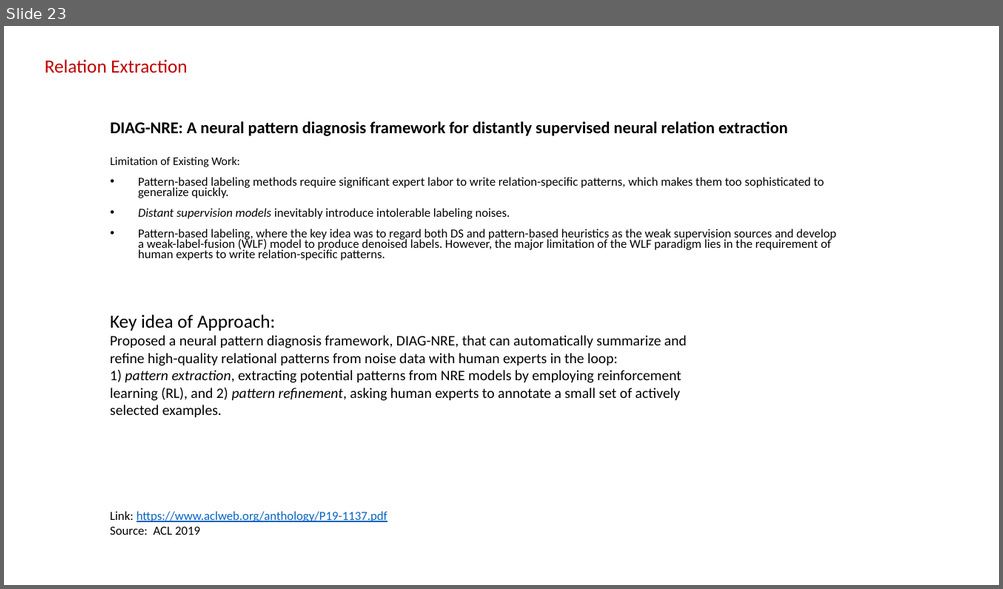
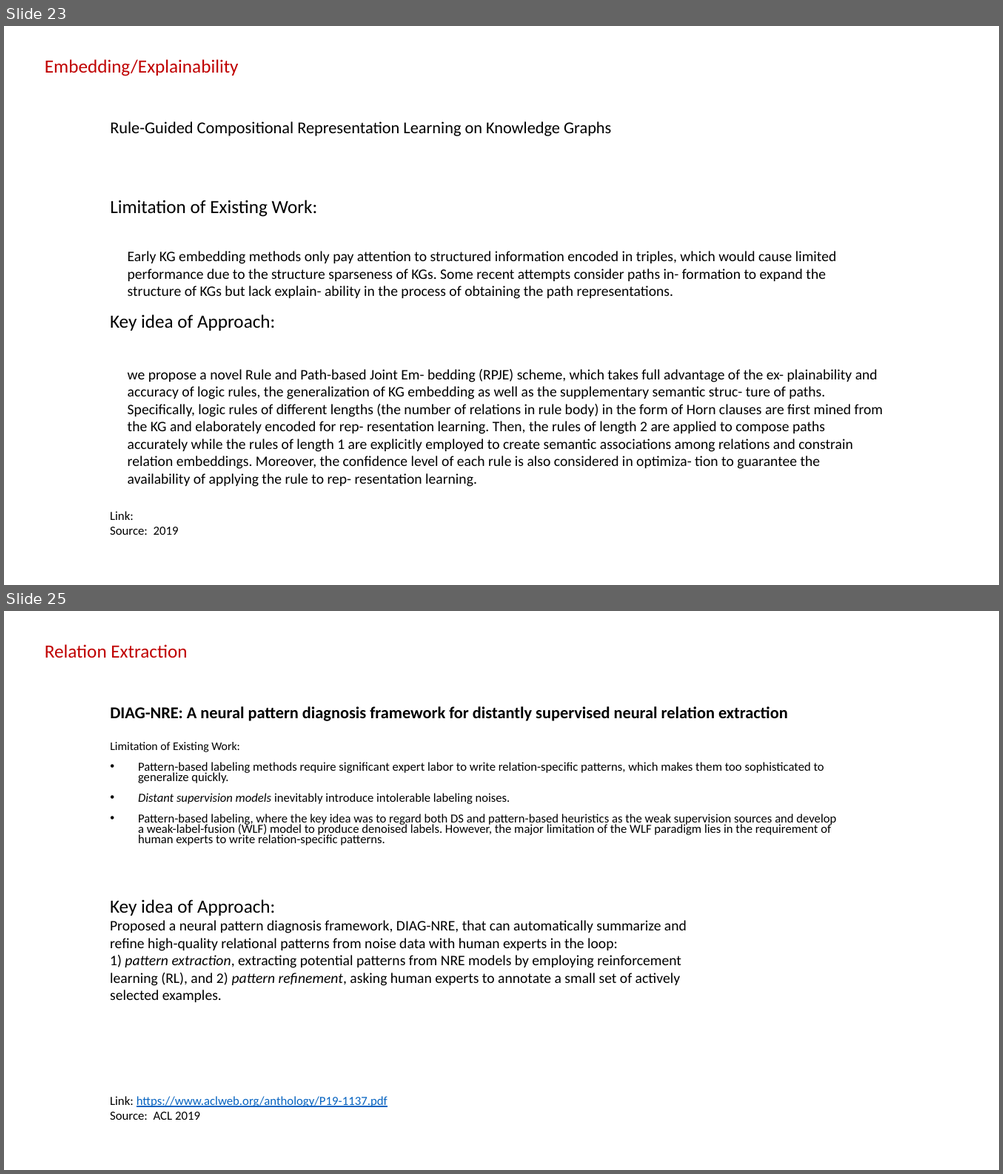
Before and after one commit to sylviawangfr/KGpaper, a slide deck: slides.pptx. Shown one above the other, each under a label of ours: slide 23 before the commit, slides 23 and 25 after it; the slides between them are not shown. The pictures are 1003x589 and 1003x1174 pixels, drawn with LibreOffice and Linux fonts; fonts in the diff are those of the drawing. Boxes give left, top, right and bottom in pixels: in the first picture for what was removed or moved away, otherwise in the second. Text is boxed around its words. In the diff, an @@ line names an element or a change of style, - is before the commit and + after.

```diff
--- a/slides.pptx
+++ b/slides.pptx
@@ slide 23 added at <box>4,26,999,585</box>, background #FFFFFF @@
@@ text added at <box>45,59,239,76</box>, 18 pt, text #C00000 @@
+Embedding/Explainability
@@ title added at <box>110,121,611,136</box>, 16 pt, text #000000 @@
+Rule-Guided Compositional Representation Learning on Knowledge Graphs
@@ subtitle added at <box>110,200,318,217</box>, 18 pt, text #000000 @@
+Limitation of Existing Work:
@@ text added at <box>128,251,836,299</box>, 14 pt, text #000000 @@
+Early KG embedding methods only pay attention to structured information encoded in triples, which would cause limited performance due to the structure sparseness of KGs. Some recent attempts consider paths in- formation to expand the structure of KGs but lack explain- ability in the process of obtaining the path representations.
@@ text added at <box>110,315,275,331</box>, 18 pt, text #000000 @@
+Key idea of Approach:
@@ text added at <box>128,369,883,487</box>, 14 pt, text #000000 @@
+we propose a novel Rule and Path-based Joint Em- bedding (RPJE) scheme, which takes full advantage of the ex- plainability and accuracy of logic rules, the generalization of KG embedding as well as the supplementary semantic struc- ture of paths. Specifically, logic rules of different lengths (the number of relations in rule body) in the form of Horn clauses are first mined from the KG and elaborately encoded for rep- resentation learning. Then, the rules of length 2 are applied to compose paths accurately while the rules of length 1 are explicitly employed to create semantic associations among relations and constrain relation embeddings. Moreover, the confidence level of each rule is also considered in optimiza- tion to guarantee the availability of applying the rule to rep- resentation learning.
@@ text added at <box>110,511,179,535</box>, 12 pt, text #000000 @@
+Link:
+Source: 2019
@@ what was slide 23 is now slide 25 @@
```
Also in this commit, not shown: 8 slides changed, 2 other slides added, 1 slide removed, 2 other files.
